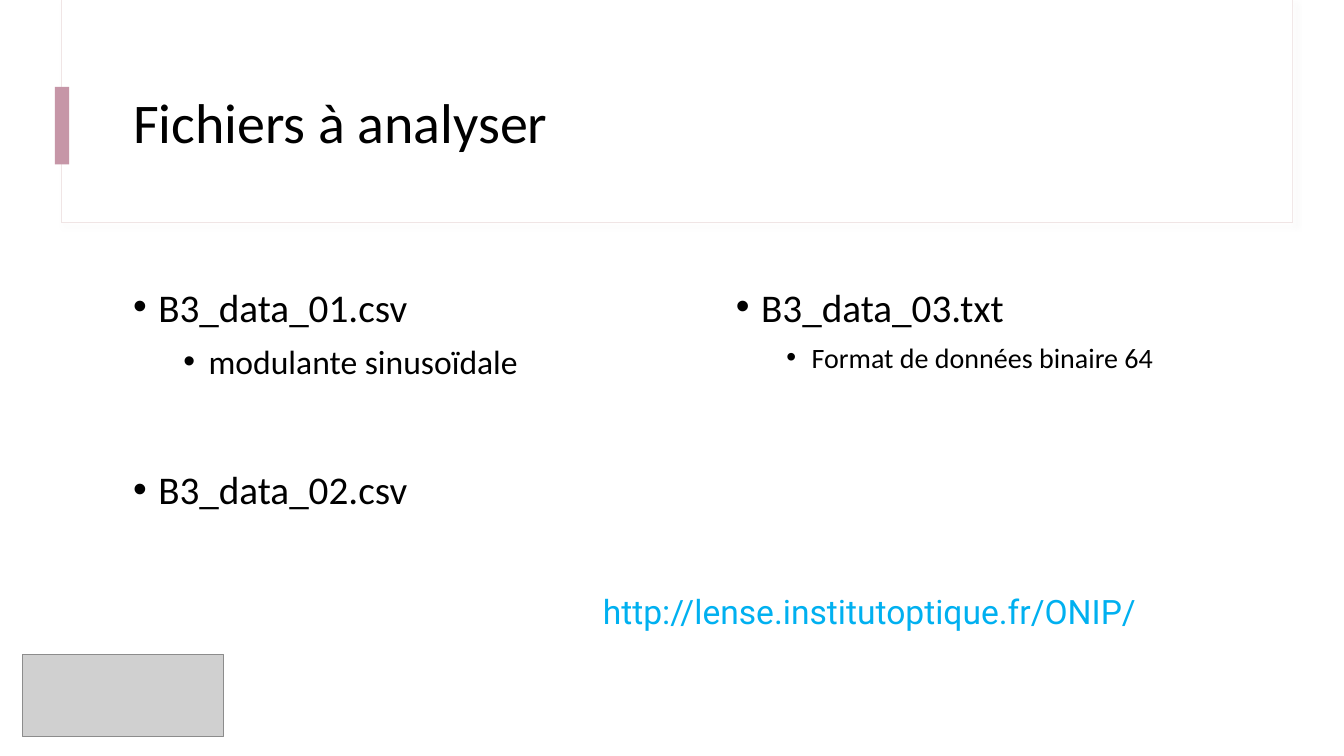
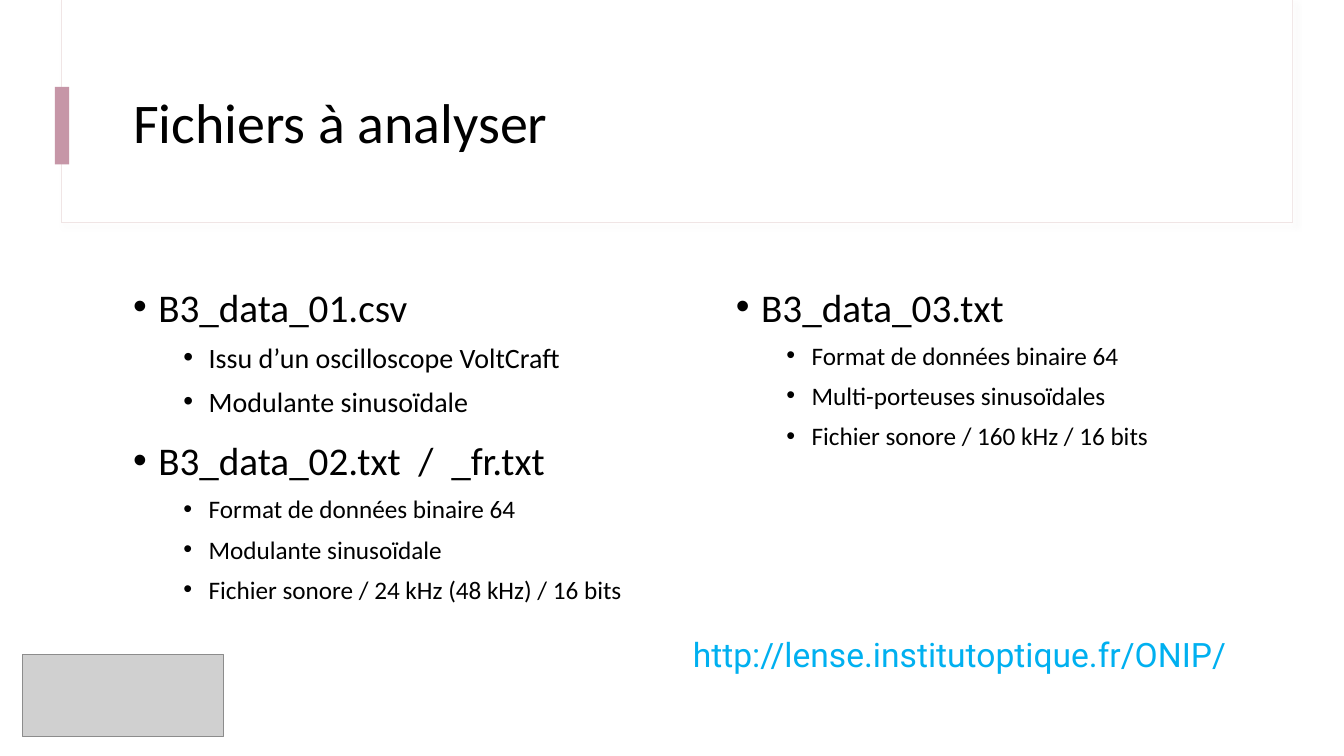
Before and after one commit to IOGS-Digital-Methods/semester-5, a slide deck: slide 10 of ONIP/onip_b3_traitement_1D/B3_0_Deroulement.pptx (slide 9 before the commit). Drawn at 1344x756 pixels with LibreOffice and Linux fonts; fonts in the diff are those of the drawing; grey boxes stand for pictures. Boxes give left, top, right and bottom in pixels: in the first picture for what was removed or moved away, otherwise in the second. Text is boxed around its words. In the diff, an @@ line names an element or a change of style, - is before the commit and + after.

Commit message:
Update ONIP Bloc 3

```diff
--- a/ONIP/onip_b3_traitement_1D/B3_0_Deroulement.pptx
+++ b/ONIP/onip_b3_traitement_1D/B3_0_Deroulement.pptx
@@ text at (158, 348, 621, 603): text changed; size 24 to 18 pt @@
-  • modulante sinusoïdale
-• B3_data_02.csv
+  • Issu d’un oscilloscope VoltCraft
+  • Modulante sinusoïdale
+• B3_data_02.txt / _fr.txt
+  • Format de données binaire 64
+  • Modulante sinusoïdale
+  • Fichier sonore / 24 kHz (48 kHz) / 16 bits
@@ text at (812, 347, 1119, 366): size 20 to 18 pt in "Format de données binaire 64" @@
@@ text at (812, 387, 1148, 446): paragraphs added @@
+  • Multi-porteuses sinusoïdales
+  • Fichier sonore / 160 kHz / 16 bits
@@ text "http://lense.institutoptique.fr/ONIP/": place and size @@
-text "http://lense.institutoptique.fr/ONIP/" at (603, 598, 1136, 631)
+text "http://lense.institutoptique.fr/ONIP/" at (693, 641, 1226, 674)
```
Also in this commit, not shown: 2 other slides changed, 1 slide added, 26 other files.
